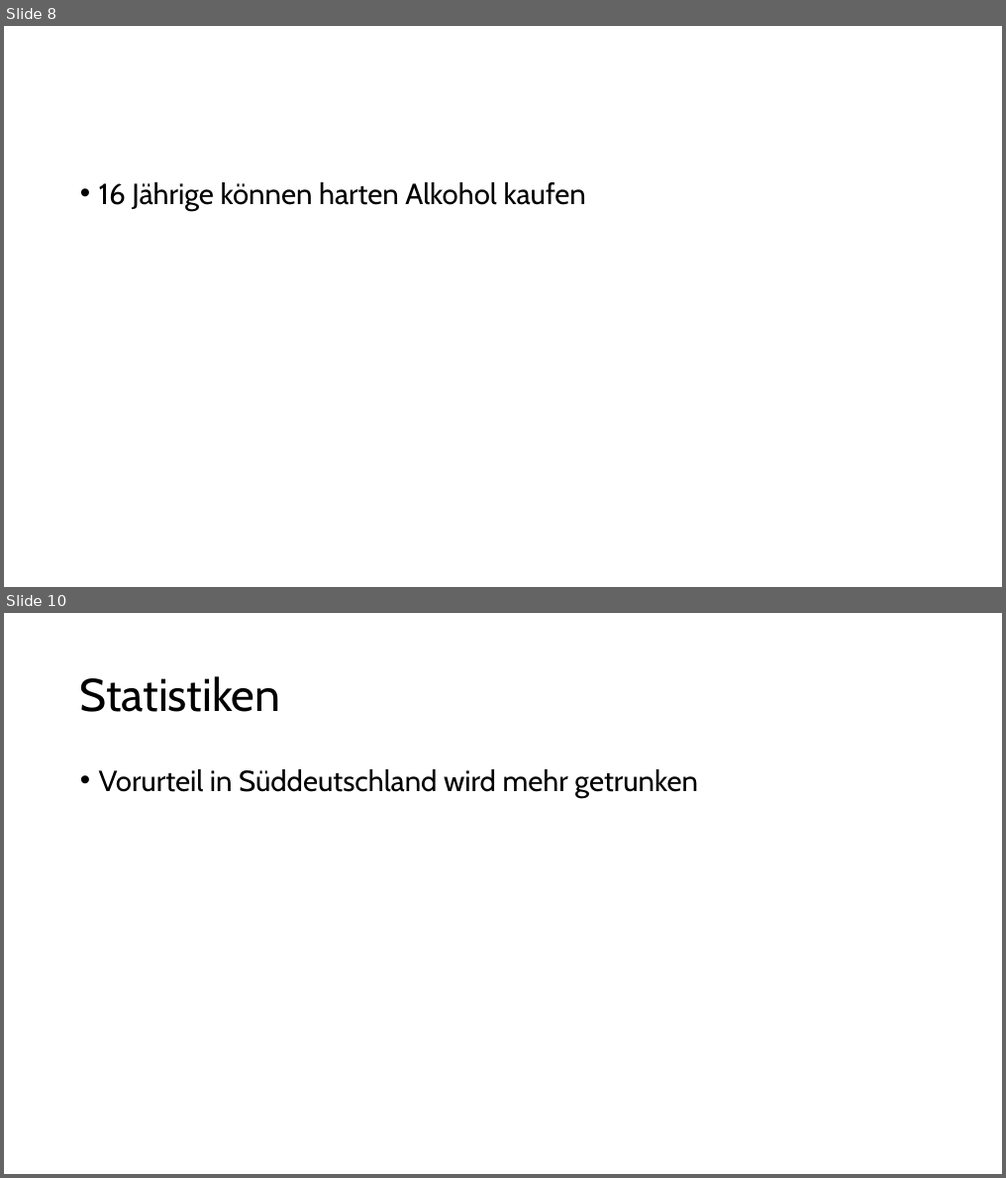
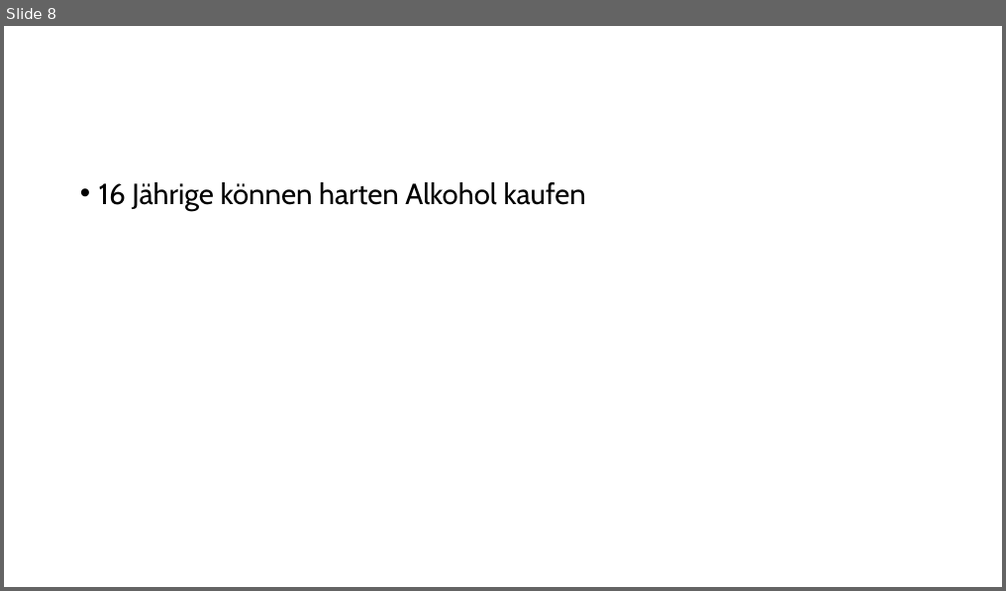
Before and after one commit to Bergschaf/Seminarkurs, a slide deck: präsi/Präsentation.odp. Shown one above the other, each under a label of ours: slides 8 and 10 before the commit, slide 8 after it; the slides between them are not shown. The pictures are 1006x1178 and 1006x591 pixels, drawn with LibreOffice and Linux fonts; fonts in the diff are those of the drawing. Boxes give left, top, right and bottom in pixels: in the first picture for what was removed or moved away, otherwise in the second. Text is boxed around its words. In the diff, an @@ line names an element or a change of style, - is before the commit and + after.

```diff
--- a/präsi/Präsentation.odp
+++ b/präsi/Präsentation.odp
@@ slide 10 removed at <box>4,613,1002,1174</box>, background #FFFFFF @@
@@ title removed at <box>80,676,281,712</box> @@
-Statistiken
@@ text removed at <box>99,769,698,798</box> @@
-• Vorurteil in Süddeutschland wird mehr getrunken
```
Also in this commit, not shown: 1 slide changed, 13 slides added, 4 other slides removed.
